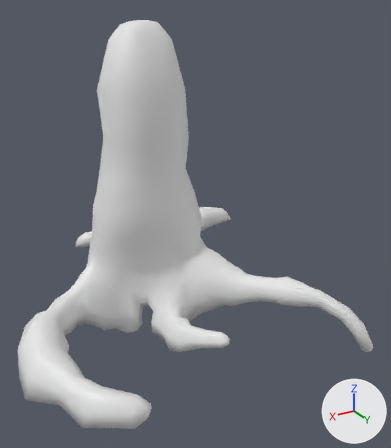
A saved change to the glTF model assets/models/world_forest/tree.glb.
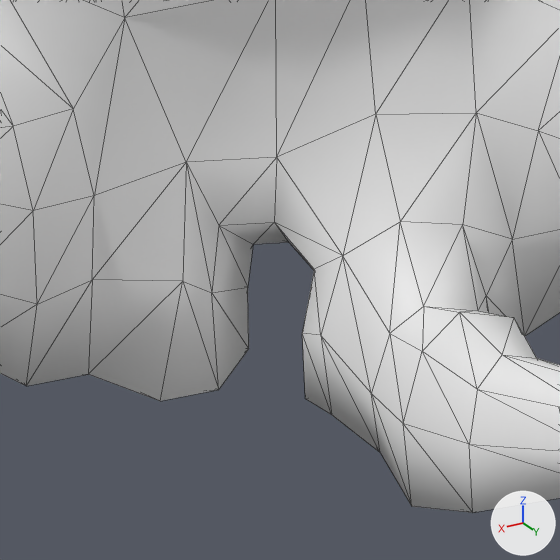
Each version is shown whole from a camera (50 mm lens) standing at (210.0, 447.0, 293.0) and looking at (-24.0, 58.0, 98.0), then close up on the part from 26% to 50% of the width and 59% to 80% of the height. Lighting does not change. The marker at lower right points along +X, +Y and +Z. The close-ups show mesh edges as thin lines. Vertices at the same position are counted once.

The scene before the commit, as lines of its bpy script (objects in view):
```python
me_tree = bpy.data.meshes.new('Tree')
me_tree.from_pydata(...)  # 1428 vertices, 2856 faces; spans x -152.0..151.0, y -125.0..182.0, z -14.0..270.0
me_tree.materials.append(mat_material)  # white #e7e7e7
ob_tree_col = bpy.data.objects.new('Tree-col', me_tree)
ob_tree_col.location = (0.0, 0.0, 0.0)
```
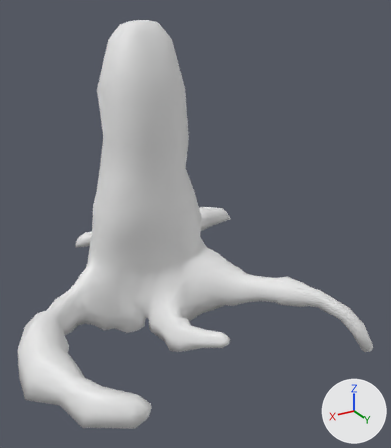
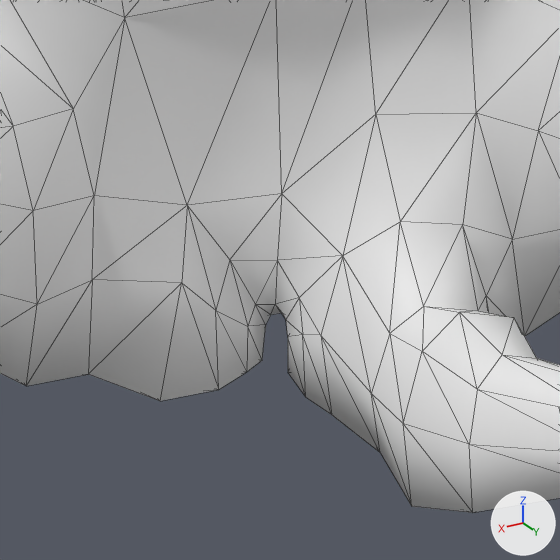
What the commit changed:
me_tree is used by ob_tree_col; location (0.0, 0.0, 0.0).
me_tree had 1428 vertices, 2856 faces and spanned x -152.0..151.0, y -125.0..182.0, z -14.0..270.0.
me_tree now has 1442 vertices, 2884 faces and spans x -152.0..151.0, y -125.0..182.0, z -14.0..270.0.
Part 1, on me_tree:
5 vertices are removed from x 8.0..21.0, y 21.0..34.0, z -13.0..-3.0.
24 faces are deleted.
23 vertices move from x 5.0..29.0, y 20.0..45.0, z -13.0..27.0 to x 12.0..29.0, y 24.0..44.0, z -13.0..20.0.
19 vertices are added at x 10.0..24.0, y 25.0..38.0, z -13.0..-3.0.
52 new faces join them.

What differs and where, as boxes [x1, y1, x2, y2] in the close-ups (560 x 560 px):
part 1 of me_tree, built on: before [92, 0, 376, 389]; after [92, 0, 376, 397]
